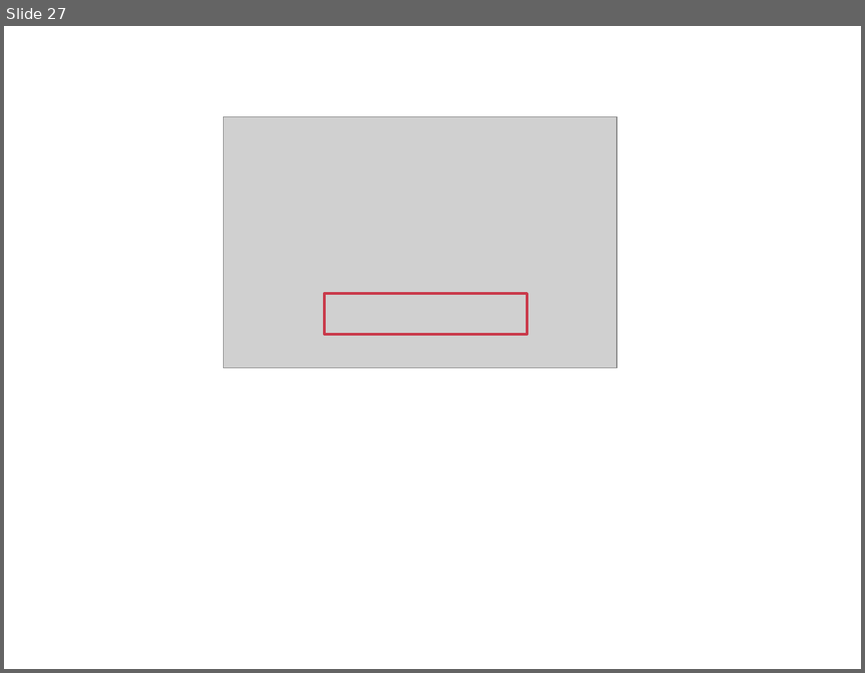
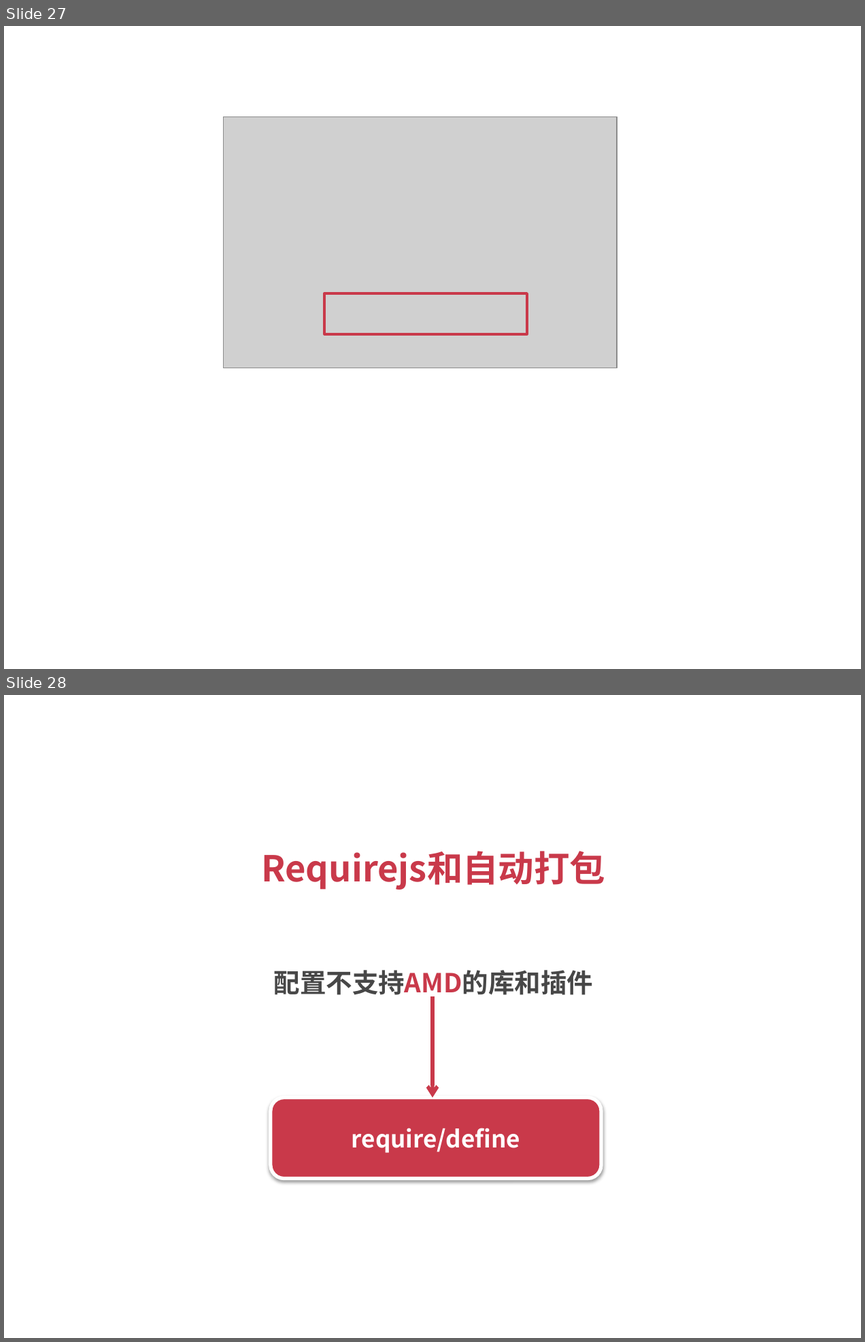
Before and after one commit to silvajs/lecturer, a slide deck: requirejs/doc/requirejs.pptx. Shown one above the other, each under a label of ours: slide 27 before the commit, slides 27 and 28 after it. The pictures are 865x673 and 865x1342 pixels, drawn with LibreOffice and Linux fonts; fonts in the diff are those of the drawing; grey boxes stand for pictures. Boxes give left, top, right and bottom in pixels: in the first picture for what was removed or moved away, otherwise in the second. Text is boxed around its words. In the diff, an @@ line names an element or a change of style, - is before the commit and + after.

Commit message:
配置不支持amd

```diff
--- a/requirejs/doc/requirejs.pptx
+++ b/requirejs/doc/requirejs.pptx
@@ slide 28 added at box(4, 695, 861, 1338), background #FFFFFF @@
@@ title added at box(261, 851, 605, 889), 30 pt, text #C9394A, bold @@
+Requirejs和自动打包
@@ text added at box(274, 970, 593, 1000), 22 pt, text #474747, bold @@
+配置不支持AMD的库和插件
@@ arrow added from (432, 996) to (432, 1097), #C9394A 3 pt @@
@@ rounded rectangle added at box(271, 1097, 601, 1177), fill #C9394A, outline #FFFFFF 3 pt, 20 pt, text #FFFFFF, bold @@
+require/define
```
Also in this commit, not shown: 4 other slides added, 6 other files.
